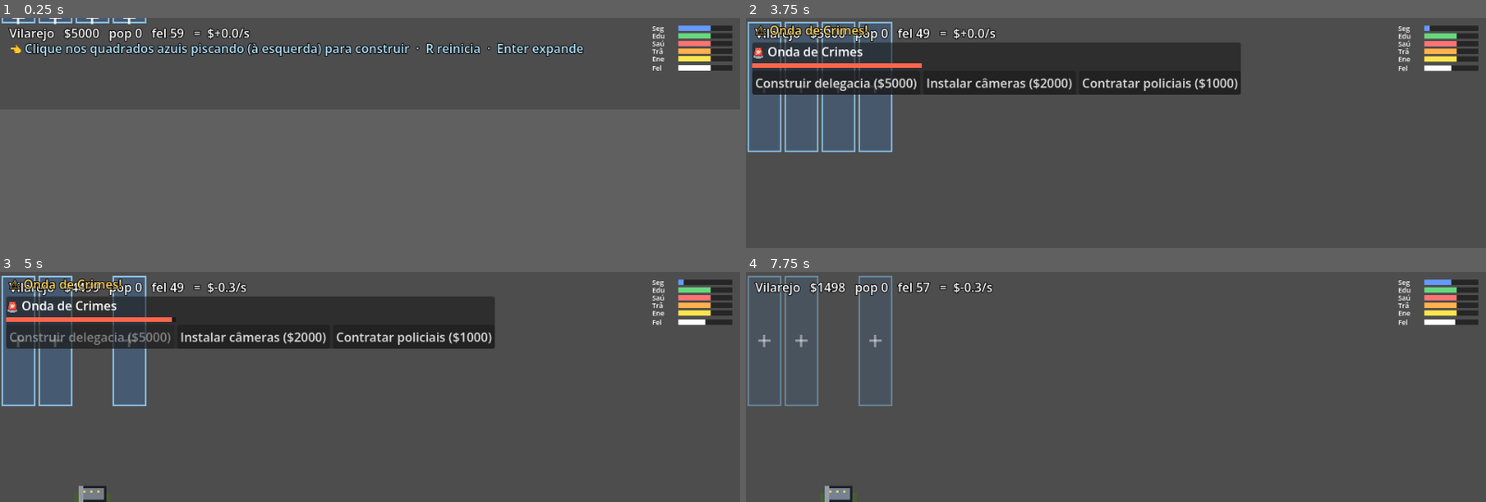
Above: before the commit, frames 1-4 (two rows, left to right).
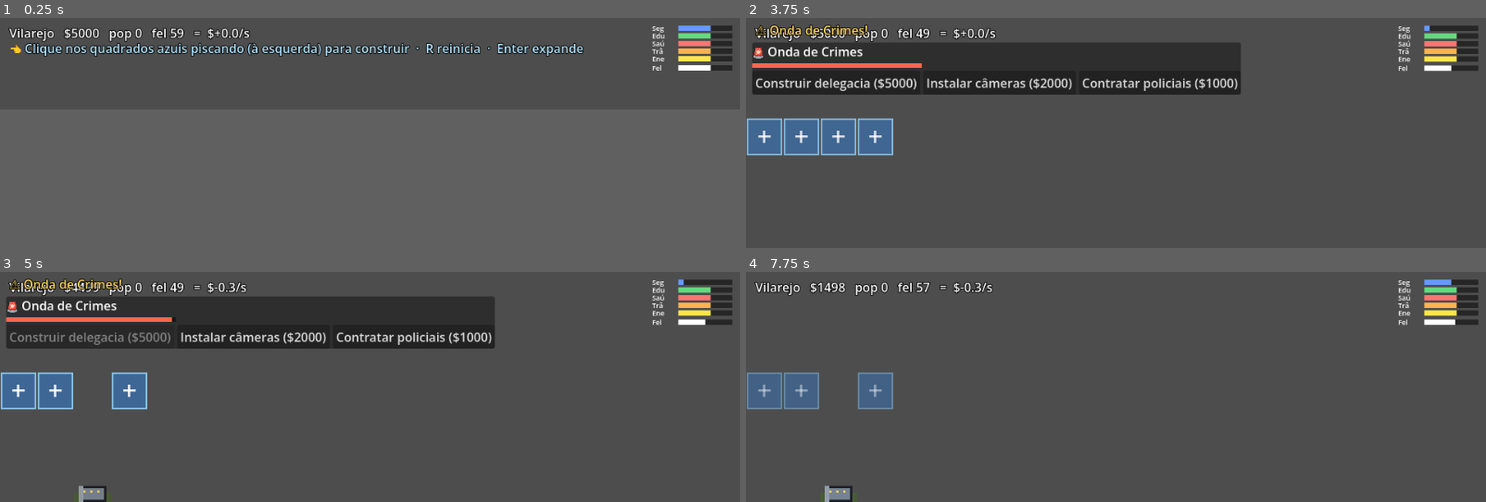
Above: after the commit, the same moments.

Repository: andrewsmedina/yourcity
Game: Godot game, scene res://scenes/main.tscn
Two runs of this game, one before a commit and one after it. Both use one fixed random seed, a clock stepped at 60 frames per second and the inputs below.
Inputs (mouse positions are in pixels of both pictures, inside the frame that each line leads up to):
- Up to frame 1 (0.25 s): no input
- Up to frame 2 (3.75 s): tap Enter at 0.5, 0.6 s; move the mouse to (1278, 59) at 0.52 s; click (1278, 59) at 0.67 s; tap Space at 0.77, 1.25 s; drag from (968, 68) to (1079, 82) at 1.27 s; move the mouse to (1190, 43) at 2.02 s; tap R at 2.1 s; click (1190, 43) at 2.17 s; drag from (1079, 82) to (894, 50) at 2.77 s; move the mouse to (1338, 77) at 3.52 s; tap C at 3.6 s; click (1338, 77) at 3.67 s
- Up to frame 3 (5 s): tap Space at 3.77 s; click "Construir delegacia ($5000)" at 4.25 s
- Up to frame 4 (7.75 s): click "Instalar câmeras ($2000)" at 5 s; click "Contratar policiais ($1000)" at 5.75 s; drag from (894, 304) to (1005, 295) at 6.52 s; move the mouse to (1153, 318) at 7.27 s; tap Enter at 7.35 s; click (1153, 318) at 7.42 s

The runs differ from the first frame. In frame 1, 0.5% of the frame differs, in the area x 0-20%, y 0-3%; in frame 2, 6.1%, in the area x 0-20%, y 1-60%; in frame 3, 4.9%; in frame 4, 3.0%.

Commit message:
Align lot markers with building footprint
The "+" markers were full-height while buildings render only in the bottom
tile, so a built house appeared away from the marker ("estranho"). Draw the
marker at the same bottom-tile footprint the building uses, so the building
appears exactly where the "+" was.

Co-Authored-By: Claude Opus 4.8 (1M context) <noreply@anthropic.com>

Diff:
--- a/scripts/build_overlay.gd
+++ b/scripts/build_overlay.gd
@@ -27,9 +27,10 @@
 	for i in sim.slots.size():
 		if sim.slots[i] != null:
 			continue  # built lots are drawn by the skyline
-		# Full-height marker so it's easy to see and click in the thin bar.
-		var rect := Rect2(i * _tile_px + 3, 6.0, _tile_px - 6, h - 12.0)
-		draw_rect(rect, Color(0.2, 0.5, 0.85, 0.30 * pulse), true)
+		# Same footprint as the building that will replace it (bottom of the
+		# bar), so the building appears exactly where the "+" was.
+		var rect := Rect2(i * _tile_px + 2, h - _tile_px, _tile_px - 4, _tile_px - 2)
+		draw_rect(rect, Color(0.2, 0.5, 0.85, 0.30 + 0.25 * pulse), true)
 		draw_rect(rect, Color(0.6, 0.85, 1.0, pulse), false, 2.0)
 		var c := rect.get_center()
 		draw_line(c - Vector2(8, 0), c + Vector2(8, 0), Color(1, 1, 1, pulse), 3.0)
